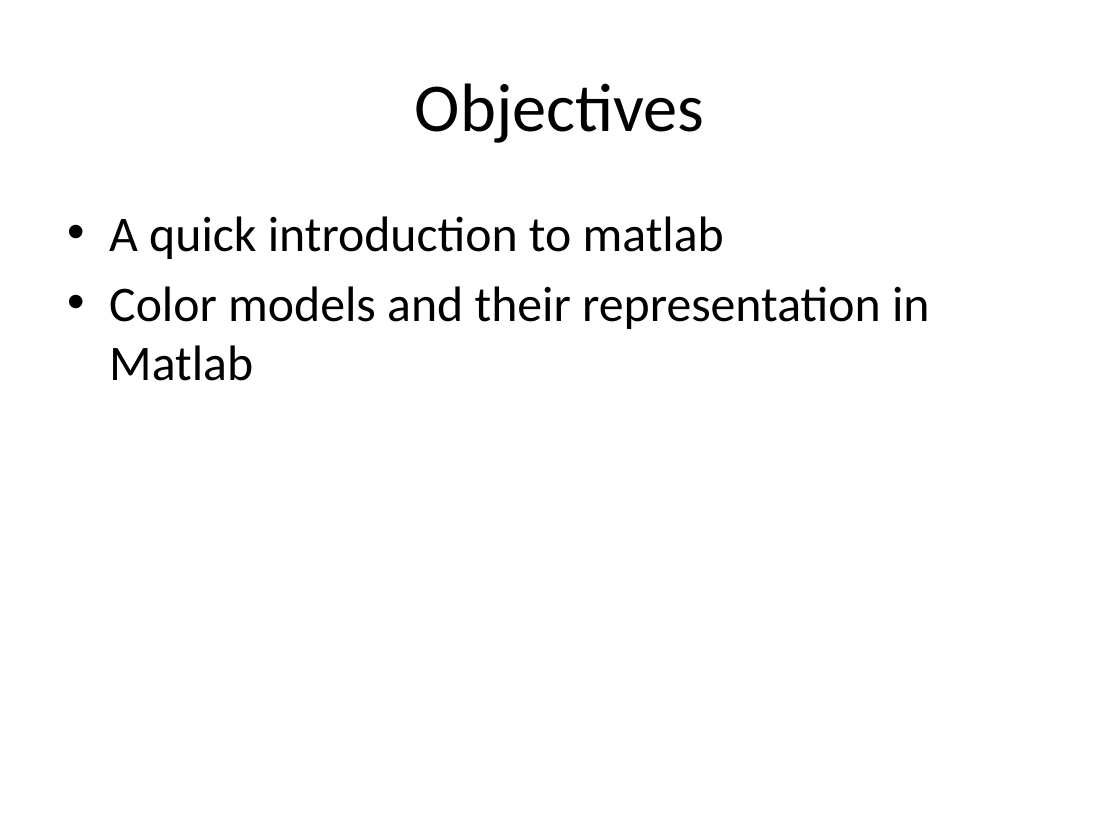
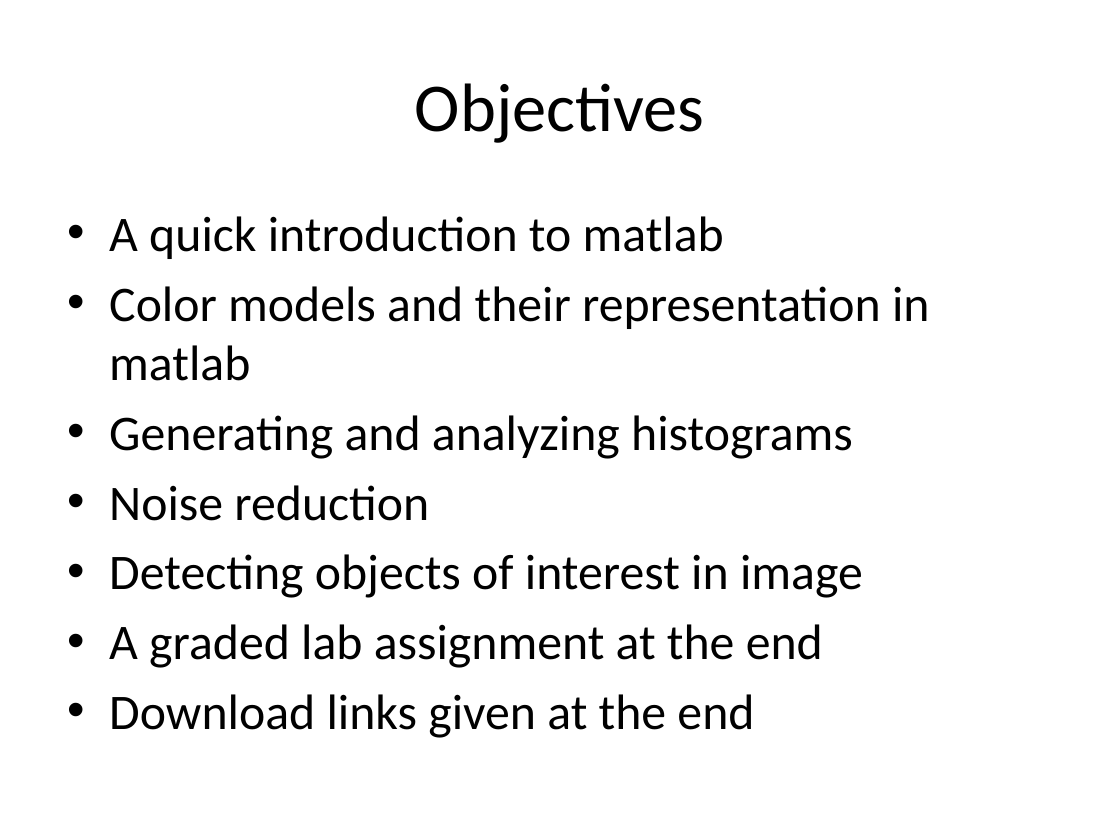
Before and after one commit to akshar100/Matlab-Image-Detection, a slide deck: slide 2 of Matlab and Image Detection.pptx. Drawn at 1120x840 pixels with LibreOffice and Linux fonts; fonts in the diff are those of the drawing. Boxes give left, top, right and bottom in pixels: in the first picture for what was removed or moved away, otherwise in the second. Text is boxed around its words. In the diff, an @@ line names an element or a change of style, - is before the commit and + after.

```diff
--- a/Matlab and Image Detection.pptx
+++ b/Matlab and Image Detection.pptx
@@ text at (109, 286, 930, 738): text changed @@
-• Color models and their representation in Matlab
+• Color models and their representation in matlab
+• Generating and analyzing histograms
+• Noise reduction
+• Detecting objects of interest in image
+• A graded lab assignment at the end
+• Download links given at the end
```
Also in this commit, not shown: 2 other slides changed, 6 slides added, 1 other file.
